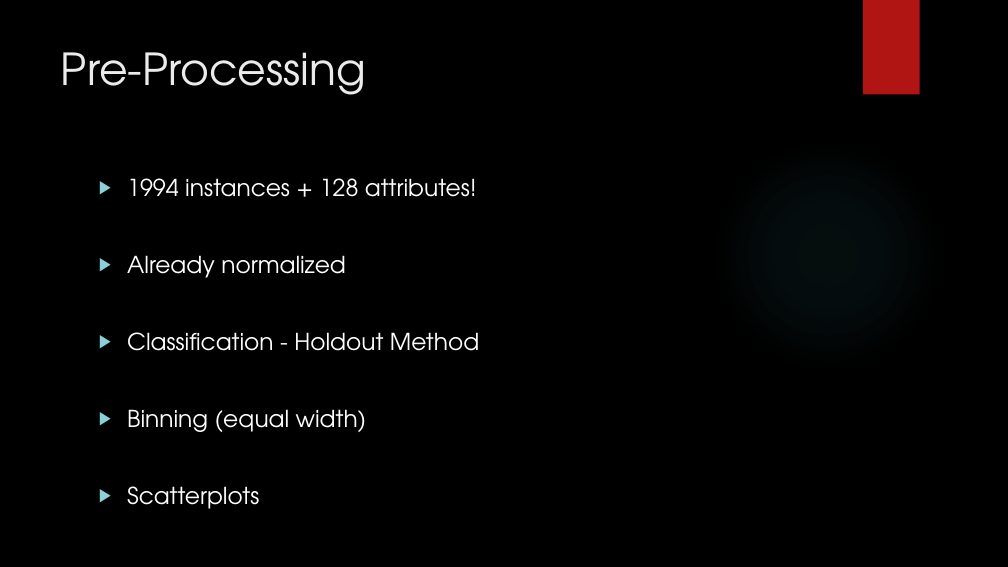
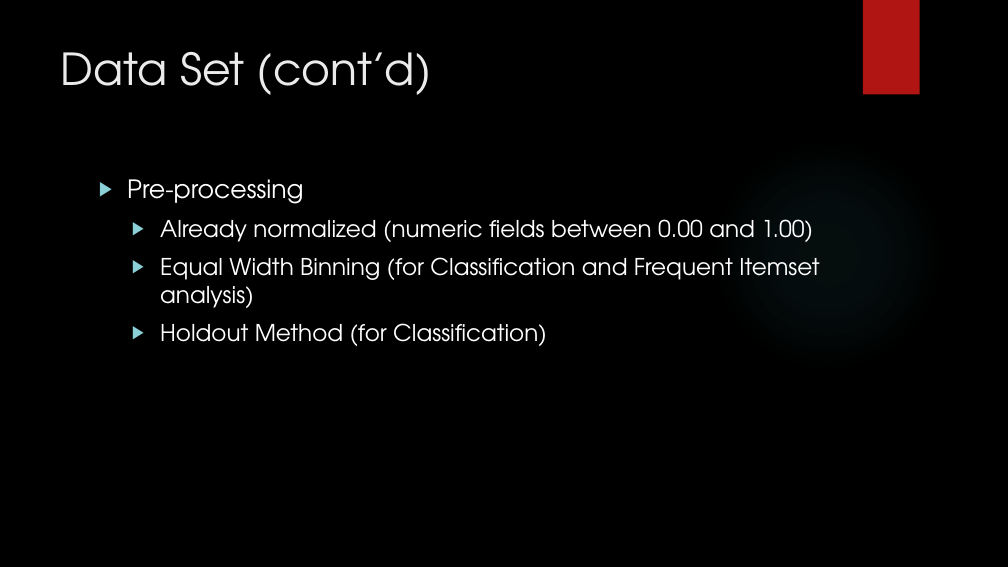
Before and after one commit to Polo08816/DataMining, a slide deck: slide 4 of GroupProject/GroupProject.pptx (slide 5 before the commit). Drawn at 1008x567 pixels with LibreOffice and Linux fonts; fonts in the diff are those of the drawing; background and template pictures are left out. Boxes give left, top, right and bottom in pixels: in the first picture for what was removed or moved away, otherwise in the second. Text is boxed around its words. In the diff, an @@ line names an element or a change of style, - is before the commit and + after.

```diff
--- a/GroupProject/GroupProject.pptx
+++ b/GroupProject/GroupProject.pptx
@@ title at [61, 52, 432, 95]: text changed @@
-Pre-Processing
+Data Set (cont’d)
@@ text at [127, 179, 819, 346]: text changed; size 22.2 to 22 pt @@
-  ▶ 1994 instances + 128 attributes!
-  ▶ Already normalized
-  ▶ Classification - Holdout Method
-  ▶ Binning (equal width)
-  ▶ Scatterplots
+  ▶ Pre-processing
+    ▶ Already normalized (numeric fields between 0.00 and 1.00)
+    ▶ Equal Width Binning (for Classification and Frequent Itemset analysis)
+    ▶ Holdout Method (for Classification)
```
Also in this commit, not shown: 9 other slides changed, 2 slides added.
